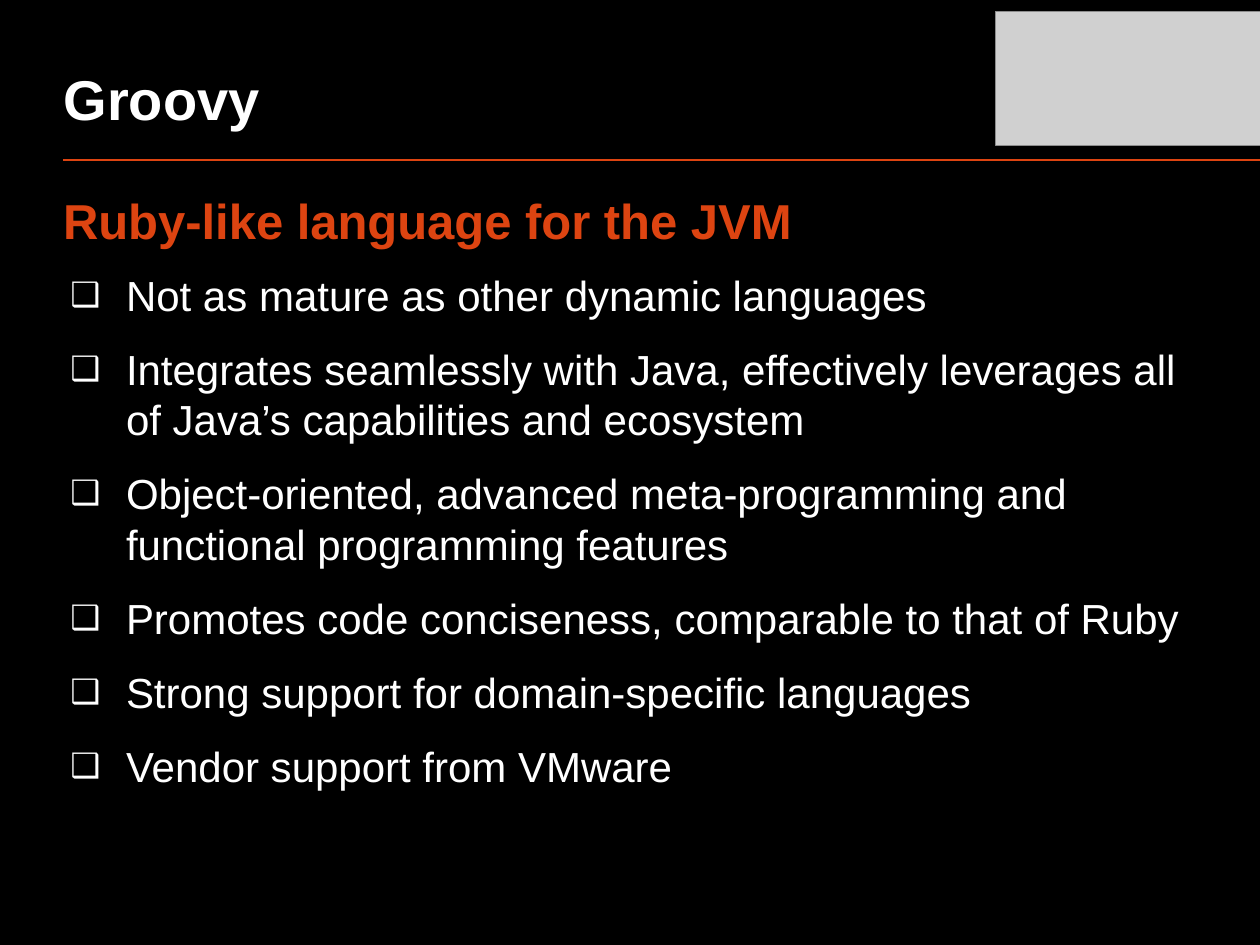
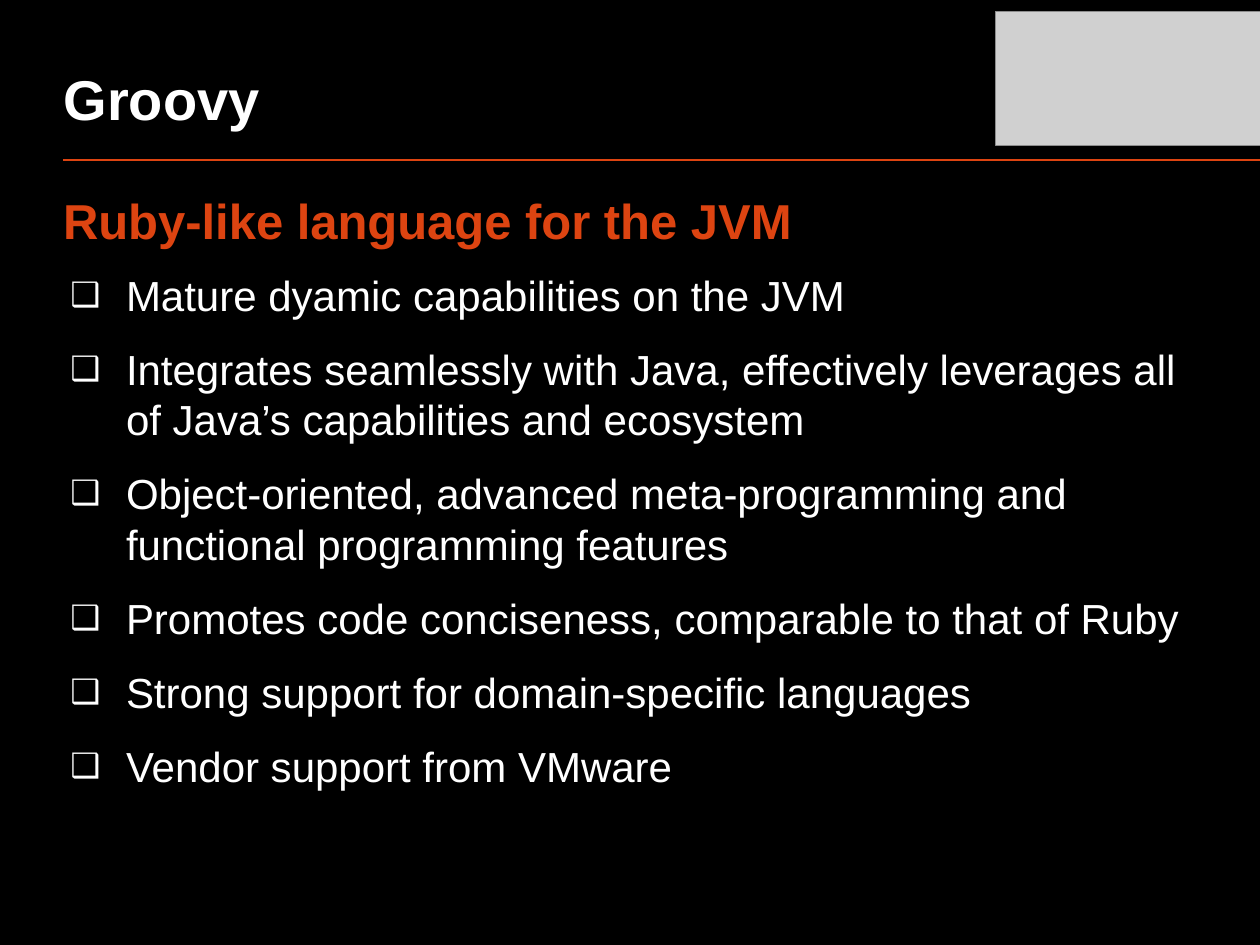
Before and after one commit to oscarrenalias/openslava-2013, a slide deck: slide 12 of Dynamic languages/OpenSlava 2013 - Dynamic languages.pptx (slide 11 before the commit). Drawn at 1260x945 pixels with LibreOffice and Linux fonts; fonts in the diff are those of the drawing; grey boxes stand for pictures. Boxes give left, top, right and bottom in pixels: in the first picture for what was removed or moved away, otherwise in the second. Text is boxed around its words. In the diff, an @@ line names an element or a change of style, - is before the commit and + after.

```diff
--- a/Dynamic languages/OpenSlava 2013 - Dynamic languages.pptx
+++ b/Dynamic languages/OpenSlava 2013 - Dynamic languages.pptx
@@ text at box(126, 280, 845, 319): text changed @@
-  ❑ Not as mature as other dynamic languages
+  ❑ Mature dyamic capabilities on the JVM
```
Also in this commit, not shown: 3 other slides changed, 2 slides added, 1 other file.
